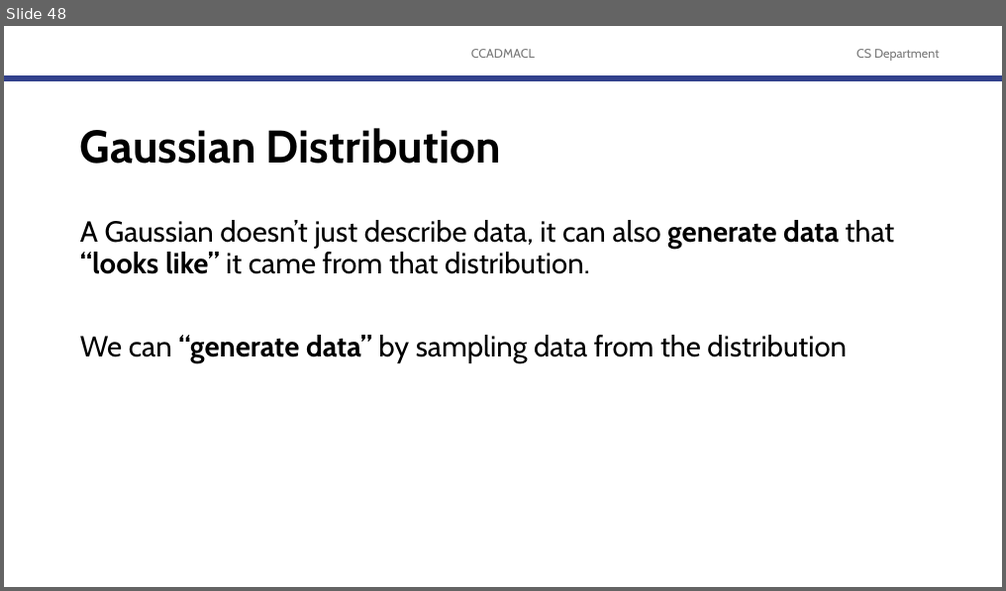
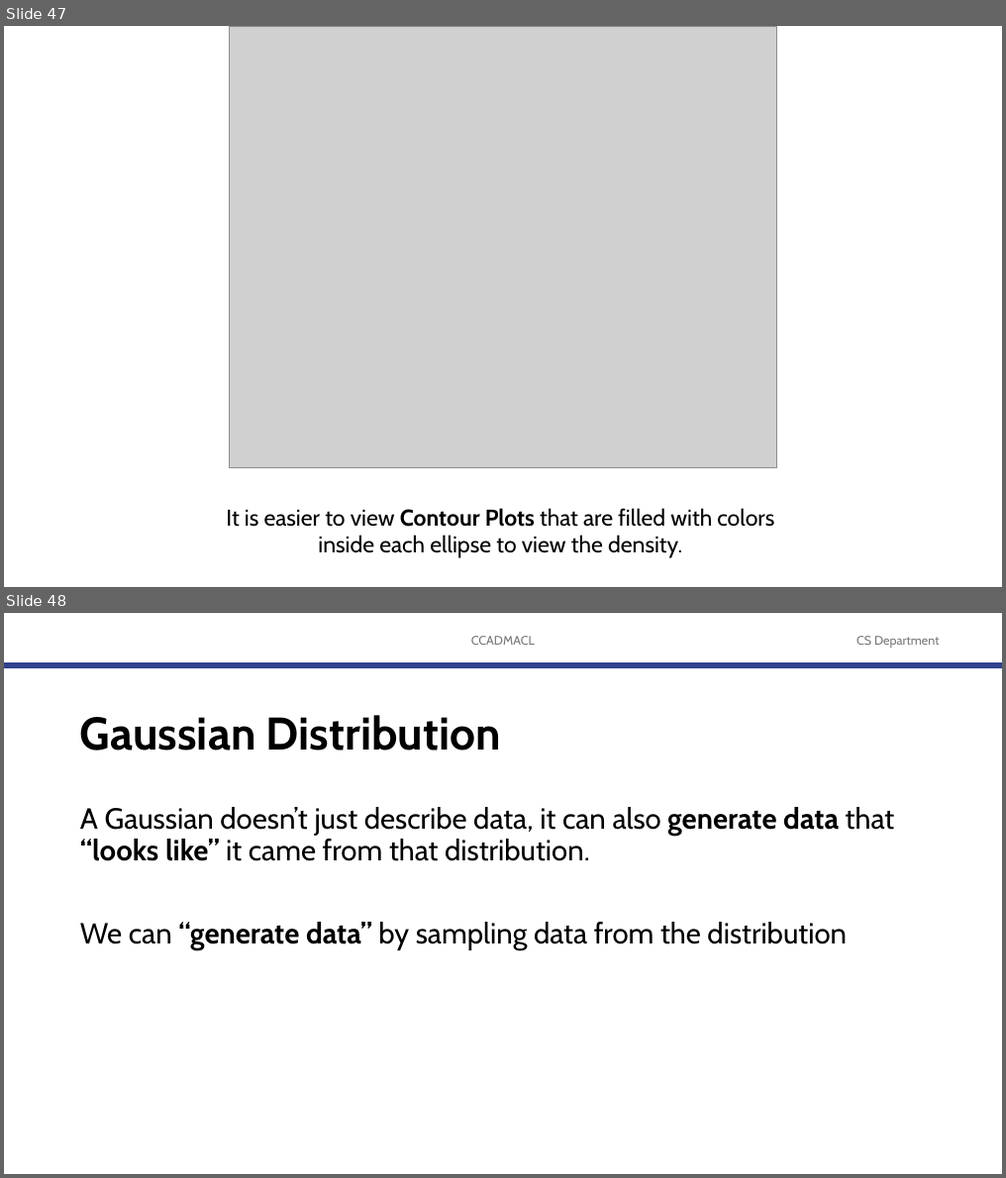
Before and after one commit to robitussin/CCADMACL, a slide deck: 8 - Gaussian Mixture Models/Introduction to Gaussian Mixture Models.pptx. Shown one above the other, each under a label of ours: slide 48 before the commit, slides 47 and 48 after it. The pictures are 1006x591 and 1006x1178 pixels, drawn with LibreOffice and Linux fonts; fonts in the diff are those of the drawing; grey boxes stand for pictures; background and template pictures are left out. Boxes give left, top, right and bottom in pixels: in the first picture for what was removed or moved away, otherwise in the second. Text is boxed around its words. In the diff, an @@ line names an element or a change of style, - is before the commit and + after.

```diff
--- a/8 - Gaussian Mixture Models/Introduction to Gaussian Mixture Models.pptx
+++ b/8 - Gaussian Mixture Models/Introduction to Gaussian Mixture Models.pptx
@@ slide 47 added at (4, 26, 1002, 587), background #FFFFFF @@
@@ picture added at (230, 26, 777, 469) @@
@@ text added at (226, 508, 774, 559), 22 pt, text #000000 @@
+It is easier to view Contour Plots that are filled with colors
+inside each ellipse to view the density.
```
Also in this commit, not shown: 6 slides changed, 13 other slides added, 2 slides removed.
